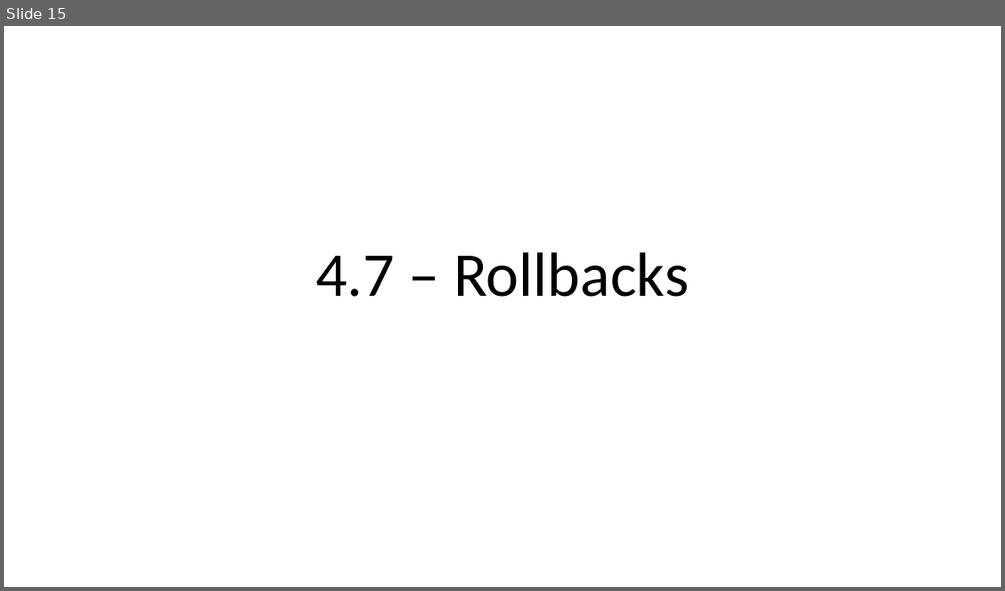
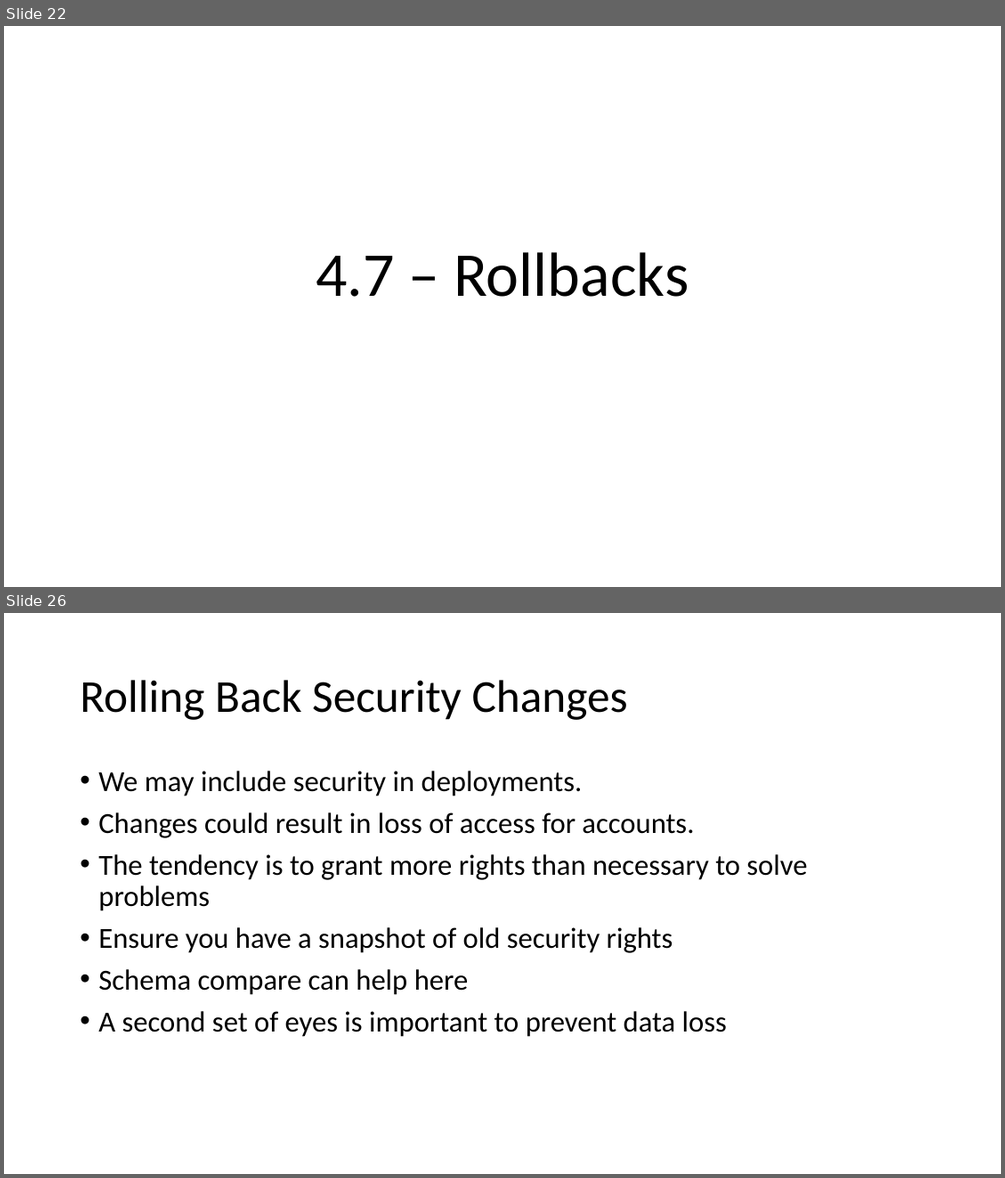
Before and after one commit to way0utwest/DatabaseDevOpsMS, a slide deck: Section 3 - Release Management/Section3-ReleaseManagement.pptx. Shown one above the other, each under a label of ours: slide 15 before the commit, slides 22 and 26 after it; the slides between them are not shown. The pictures are 1005x591 and 1005x1178 pixels, drawn with LibreOffice and Linux fonts; fonts in the diff are those of the drawing. Boxes give left, top, right and bottom in pixels: in the first picture for what was removed or moved away, otherwise in the second. Text is boxed around its words. In the diff, an @@ line names an element or a change of style, - is before the commit and + after.

```diff
--- a/Section 3 - Release Management/Section3-ReleaseManagement.pptx
+++ b/Section 3 - Release Management/Section3-ReleaseManagement.pptx
@@ slide 26 added at (x1=4, y1=613, x2=1001, y2=1174), background #FFFFFF @@
@@ title added at (x1=80, y1=680, x2=628, y2=720), 44 pt, text #000000 @@
+Rolling Back Security Changes
@@ text added at (x1=98, y1=771, x2=807, y2=1037), 28 pt, text #000000 @@
+• We may include security in deployments.
+• Changes could result in loss of access for accounts.
+• The tendency is to grant more rights than necessary to solve problems
+• Ensure you have a snapshot of old security rights
+• Schema compare can help here
+• A second set of eyes is important to prevent data loss
@@ what was slide 15 is now slide 22 @@
```
Also in this commit, not shown: 8 slides changed, 11 other slides added, 1 slide removed, 3 other files.
